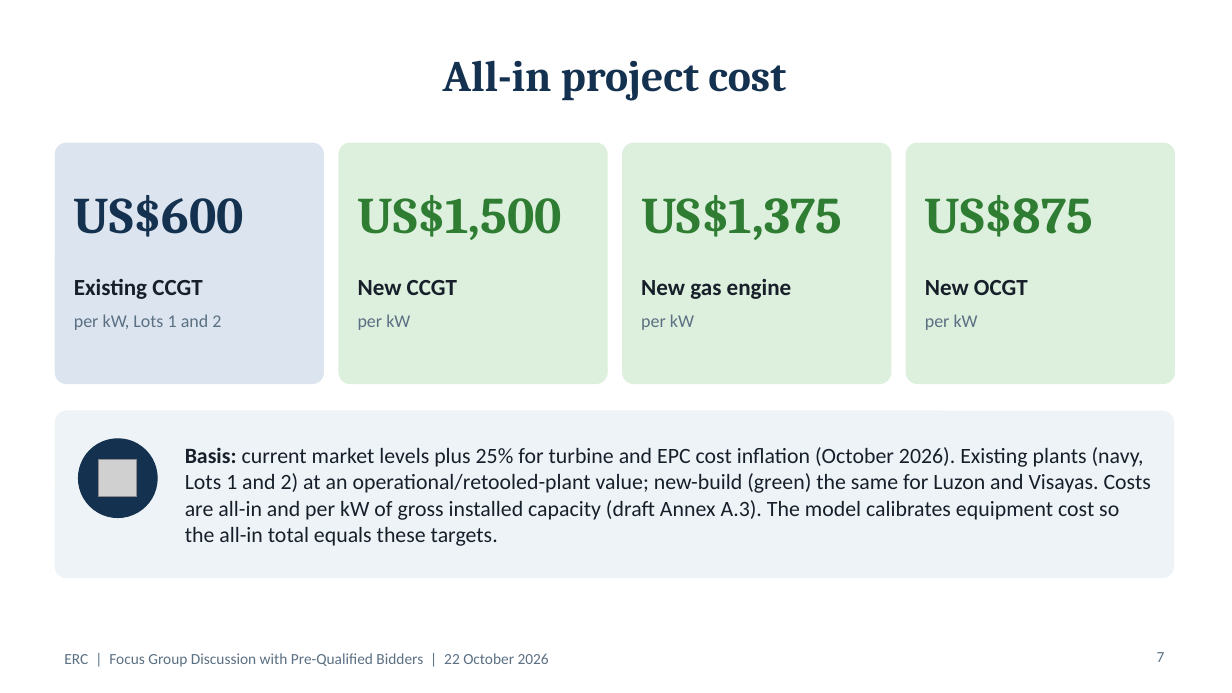
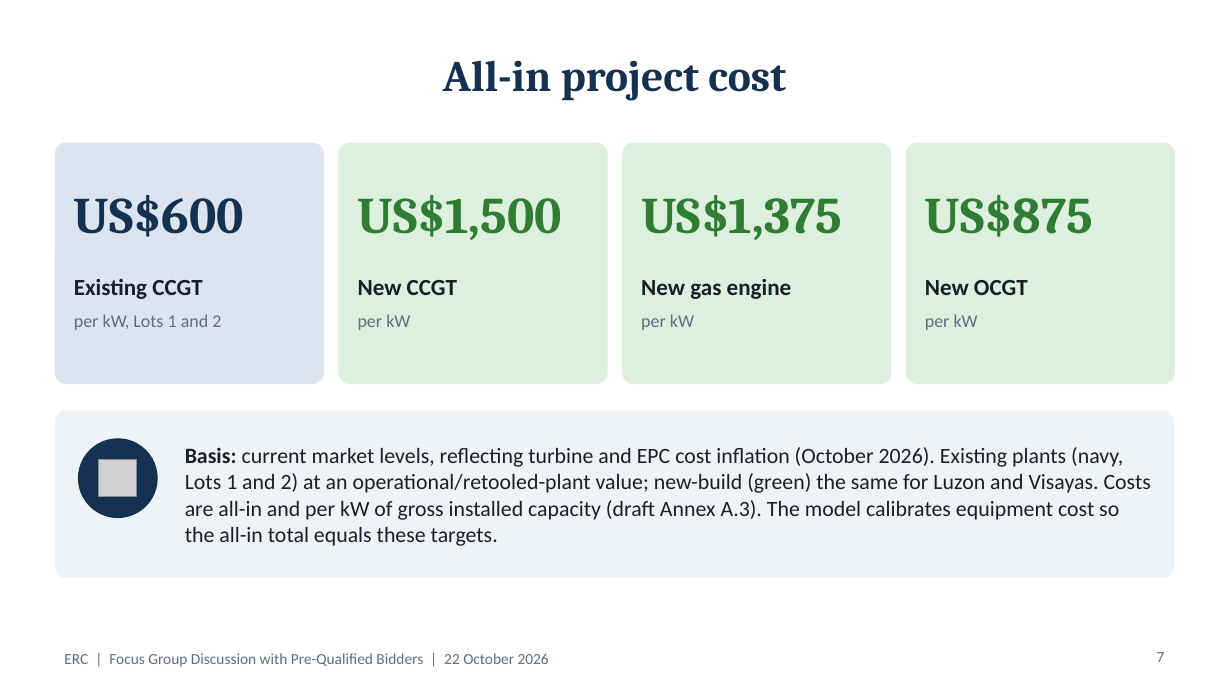
Before and after one commit to polyphase123/Midmerit, a slide deck: slide 7 of ERC_FGD_Model_Assumptions.pptx. Drawn at 1232x693 pixels with LibreOffice and Linux fonts; fonts in the diff are those of the drawing; grey boxes stand for pictures. Boxes give left, top, right and bottom in pixels: in the first picture for what was removed or moved away, otherwise in the second. Text is boxed around its words. In the diff, an @@ line names an element or a change of style, - is before the commit and + after.

```diff
--- a/ERC_FGD_Model_Assumptions.pptx
+++ b/ERC_FGD_Model_Assumptions.pptx
@@ text at bbox=[185, 447, 1151, 546]: text changed @@
-Basis: current market levels plus 25% for turbine and EPC cost inflation (October 2026). Existing plants (navy, Lots 1 and 2) at an operational/retooled-plant value; new-build (green) the same for Luzon and Visayas. Costs are all-in and per kW of gross installed capacity (draft Annex A.3). The model calibrates equipment cost so the all-in total equals these targets.
+Basis: current market levels, reflecting turbine and EPC cost inflation (October 2026). Existing plants (navy, Lots 1 and 2) at an operational/retooled-plant value; new-build (green) the same for Luzon and Visayas. Costs are all-in and per kW of gross installed capacity (draft Annex A.3). The model calibrates equipment cost so the all-in total equals these targets.
```
Also in this commit, not shown: 2 other slides changed, 24 other files.
